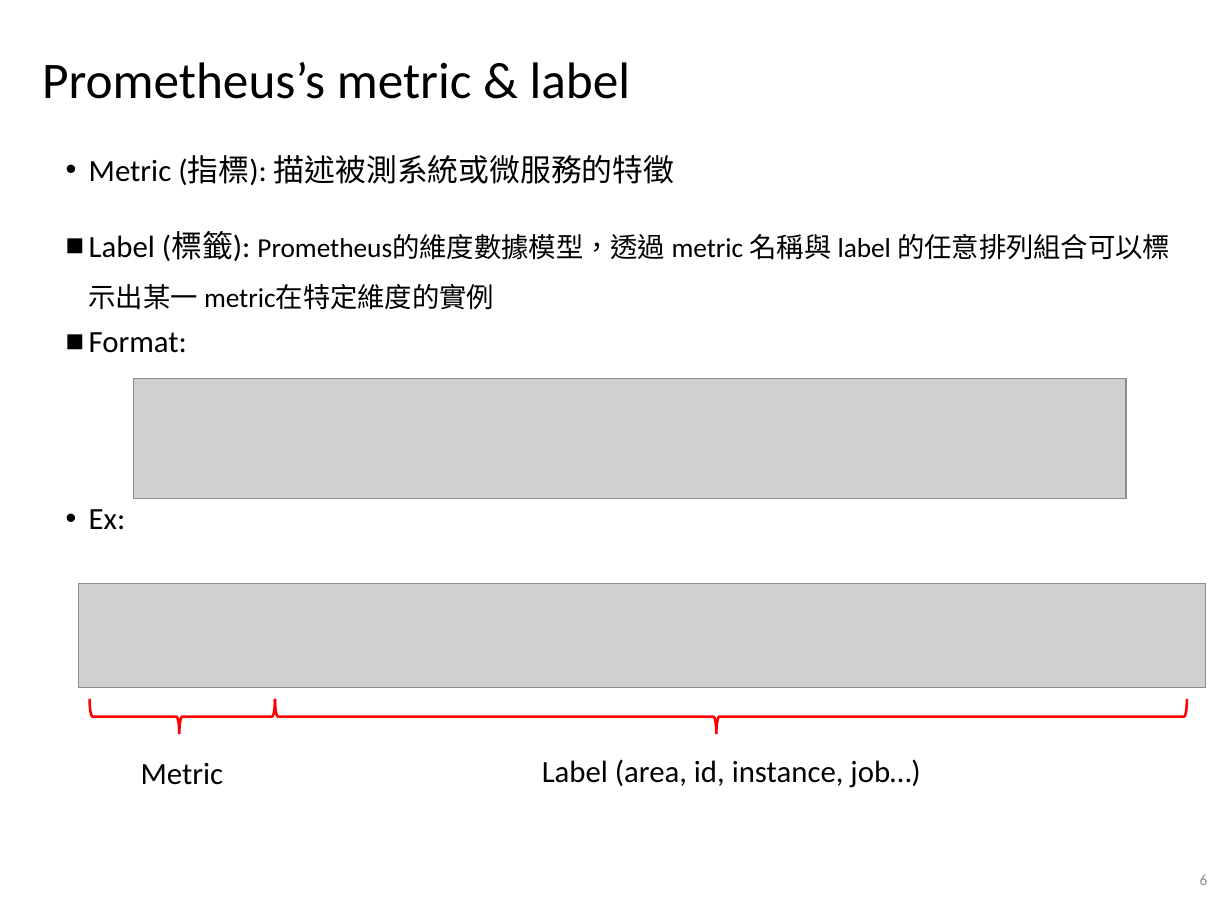
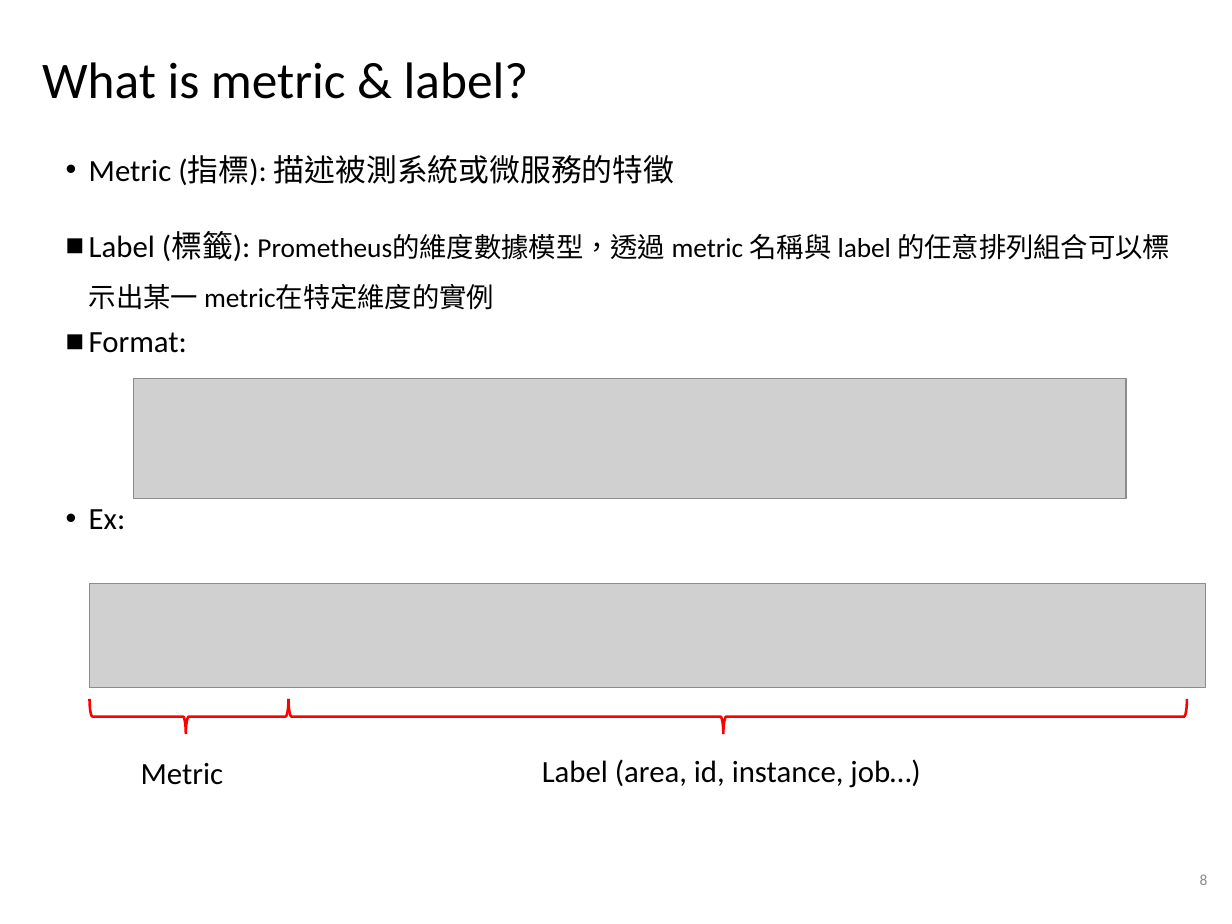
Before and after one commit to alvinyee860120/AIOps-anomaly-detection, a slide deck: slide 8 of AIOps結案報告.pptx (slide 6 before the commit). Drawn at 1232x924 pixels with LibreOffice and Linux fonts; fonts in the diff are those of the drawing; grey boxes stand for pictures; background and template pictures are left out. Boxes give left, top, right and bottom in pixels: in the first picture for what was removed or moved away, otherwise in the second. Text is boxed around its words. In the diff, an @@ line names an element or a change of style, - is before the commit and + after.

```diff
--- a/AIOps結案報告.pptx
+++ b/AIOps結案報告.pptx
@@ title at [42,62,528,99]: text changed @@
-Prometheus’s metric & label
+What is metric & label?
@@ picture: place and size @@
-picture at [79,584,1206,687]
+picture at [90,584,1206,687]
@@ right brace: place and size @@
-right brace at [90,699,276,734]
+right brace at [90,699,288,734]
@@ right brace: place and size @@
-right brace at [275,699,1187,735]
+right brace at [288,699,1186,734]
@@ page number at [1200,874,1208,885]: text changed @@
-6
+8
```
Also in this commit, not shown: 25 other slides changed, 14 slides added, 12 slides removed.
